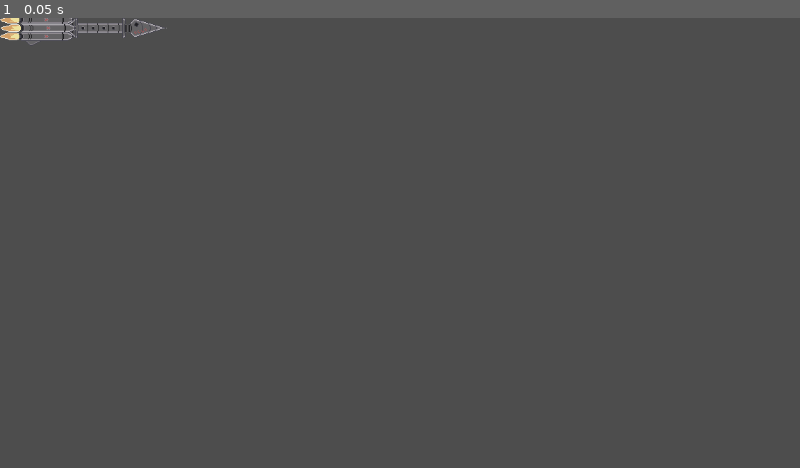
Above: before the commit, frame 1.
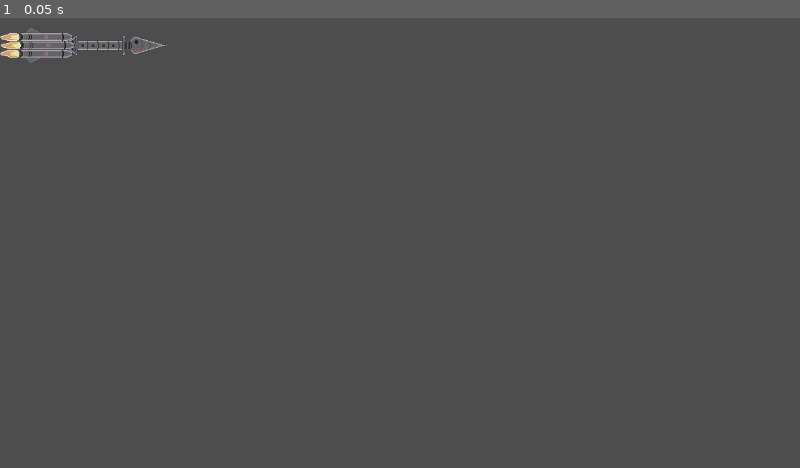
Above: after the commit, the same moment.

Repository: IsaacAmann/Space-MMO-Server
Game: Godot game, scene res://Ships/SovietRocketOne/SovietRocketOne.tscn
Two runs of this game, one before a commit and one after it. Both use one fixed random seed, a clock stepped at 60 frames per second and the inputs below. This scene is started directly instead of the project's main scene.
Inputs:
- Up to frame 1 (0.05 s): no input

The runs differ from the first frame. In frame 1, 0.7% of the frame differs, in the area x 0-21%, y 0-10%.

Commit message:
Fixed rotation

Diff:
--- a/godot-client/EntityHandler.gd
+++ b/godot-client/EntityHandler.gd
@@ -136,7 +136,7 @@
 		entity.position = Vector2(positionX, positionY)
 		entity.velocity = Vector2(velocityX, velocityY)
 		entity.angularVelocity = rotationalVelocity
-		entity.rotation = rotation
+		entity.spriteRotation = rotation
 		print("velocityx: " + str(rotation))
 		print("y: " + str(positionY))
 		print("rotation: " + str(rotation))
--- a/godot-client/Ships/BaseShip/BaseShip.gd
+++ b/godot-client/Ships/BaseShip/BaseShip.gd
@@ -8,12 +8,15 @@
 
 var angularVelocity: float = 0
 
+
 @export var entityID: int
+@export var spriteRotation: float
+var sprite
 
 # Called when the node enters the scene tree for the first time.
 func _ready():
 	#get internal modules
-
+	sprite = get_node("./Sprite2D")
 	#get external modules
 
 	pass # Replace with function body.
@@ -21,5 +24,7 @@
 
 # Called every frame. 'delta' is the elapsed time since the previous frame.
 func _process(delta):
+
 	position += velocity * delta
-	#rotation += angularVelocity * delta
+	sprite.rotation = spriteRotation
+	sprite.rotation += angularVelocity * delta
--- a/godot-client/Ships/SovietRocketOne/SovietRocketOne.gd
+++ b/godot-client/Ships/SovietRocketOne/SovietRocketOne.gd
@@ -2,8 +2,7 @@
 
 
 # Called when the node enters the scene tree for the first time.
-func _ready():
-	pass # Replace with function body.
+
 
 
 # Called every frame. 'delta' is the elapsed time since the previous frame.
--- a/godot-client/Ships/SovietRocketOne/SovietRocketOne.tscn
+++ b/godot-client/Ships/SovietRocketOne/SovietRocketOne.tscn
@@ -11,9 +11,9 @@
 script = ExtResource("1_sphie")
 
 [node name="CollisionShape2D" type="CollisionShape2D" parent="."]
-position = Vector2(180, -35)
+position = Vector2(122, 38)
 shape = SubResource("RectangleShape2D_bukiv")
 
 [node name="Sprite2D" type="Sprite2D" parent="."]
-position = Vector2(120, 14)
+position = Vector2(120, 39)
 texture = ExtResource("2_52e1j")
Not shown, changed: backend/src/main/java/com/SpaceMMO/GameManagement/EntitySystem/GameEntity.java
Not shown, changed: backend/src/main/java/com/SpaceMMO/GameManagement/EntitySystem/PlayerEntity.java
Not shown, changed: backend/src/main/java/com/SpaceMMO/GameManagement/WebSocketServer/GameServer.java
